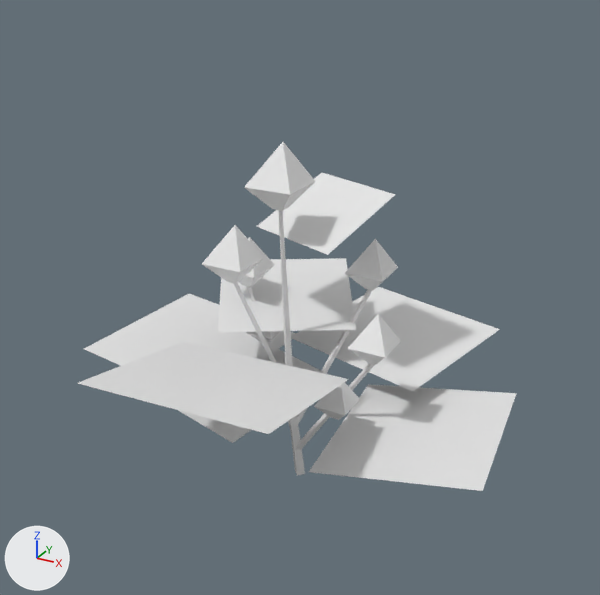
A saved change to the OBJ model src/main/resources/assets/stonedew/models/block/plants/plant_3_1_2_lod.obj.
Before and after are seen from a camera (50 mm lens) standing at (1.227, -1.822, 1.076) and looking at (0.516, -0.529, 0.43). The lights are fixed; the arrows at lower left show +X, +Y and +Z. The picture after the commit comes second. Materials are left out; every surface is plain grey. Where no turn or scale is listed for an object, it has been applied to the vertices.

Objects in the first picture: 'model'.
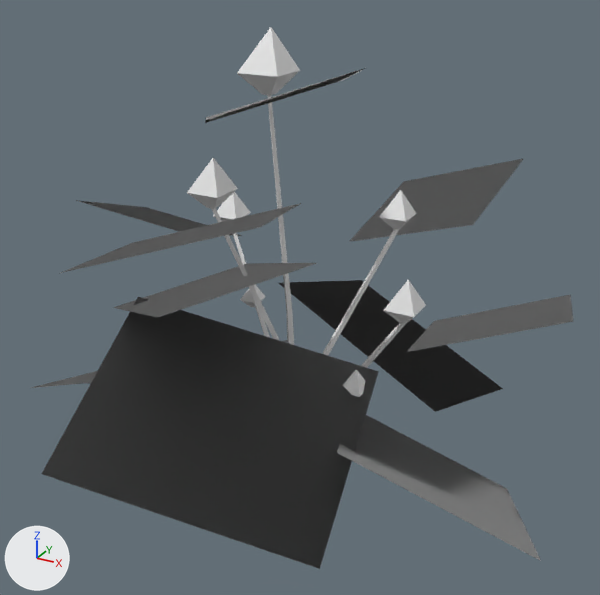
Location of each change, (x1, y1, x2, y2) in pixels of the pictures (600 x 595 px; the box of a moved part takes in the faces that stretch with it):
'model', reshaped (23% wider, 55% taller): before (78, 142, 517, 491); after (31, 27, 573, 569)
part 1 of me_model, moved or reshaped: before (283, 313, 293, 366); after (287, 313, 294, 345)
part 2 of me_model, moved or reshaped: before (345, 239, 398, 290); after (240, 284, 265, 307)
part 3 of me_model, moved or reshaped: before (348, 314, 401, 364); after (343, 370, 365, 397)
part 4 of me_model, rebuilt (136% wider, 110% taller): before (279, 210, 289, 314); after (267, 95, 292, 314)
part 5 of me_model, rebuilt: before (247, 286, 290, 426); after (233, 233, 270, 338)
part 6 of me_model, rebuilt: before (297, 363, 375, 450); after (361, 323, 405, 368)
part 7 of me_model, rebuilt: before (233, 283, 277, 363); after (211, 208, 280, 341)
part 8 of me_model, rebuilt: before (297, 289, 372, 424); after (322, 229, 399, 356)
part 9 of me_model, deleted: before (78, 142, 517, 491)
part 10 of me_model, built on: before (178, 173, 396, 476); after (33, 27, 573, 569)

The change, as a diff of the scene's bpy script:
```diff
--- a/src/main/resources/assets/stonedew/models/block/plants/plant_3_1_2_lod.obj.py
+++ b/src/main/resources/assets/stonedew/models/block/plants/plant_3_1_2_lod.obj.py
@@ me_model @@
 # used by ob_model
-me_model.from_pydata(...)  # 147 vertices, 91 faces; spans x 0.044..0.946, y -0.944..-0.074, z -0.001..0.728
+me_model.from_pydata(...)  # 163 vertices, 95 faces; spans x -0.016..1.057, y -1.029..-0.001, z -0.02..0.928
+# me_model part 1: the loose piece of 8 vertices spanning x 0.468..0.499, y -0.528..-0.505, z 0.174..0.382 is multiplied about the mesh origin by the matrix ((0.999, 0.001, 0.014), (-0.001, 0.999, 0.012), (-0.014, -0.012, 0.999))
+# me_model part 2: the loose piece of 9 vertices spanning x 0.553..0.636, y -0.411..-0.328, z 0.406..0.513 is scaled about its middle by (0.485, 0.485, 0.516), then moved by (-0.249, -0.062, -0.097)
+# me_model part 3: the loose piece of 9 vertices spanning x 0.648..0.723, y -0.59..-0.515, z 0.344..0.441 is scaled about its middle by (0.583, 0.583, 0.621), then moved by (-0.016, -0.05, -0.076)
+# me_model part 4: the loose piece of 8 vertices spanning x 0.467..0.481, y -0.53..-0.505, z 0.381..0.619 is rebuilt with 8 vertices and now spans x 0.453..0.487, y -0.542..-0.501, z 0.381..0.832
+# me_model part 5: the loose piece of 8 vertices spanning x 0.336..0.501, y -0.517..-0.433, z 0.09..0.39 is rebuilt with 8 vertices and now spans x 0.286..0.501, y -0.518..-0.412, z 0.118..0.506
+# me_model part 6: the loose piece of 8 vertices spanning x 0.49..0.69, y -0.557..-0.499, z 0.058..0.346 is rebuilt with 8 vertices and now spans x 0.49..0.751, y -0.574..-0.5, z 0.077..0.45
+# me_model part 7: the loose piece of 8 vertices spanning x 0.44..0.495, y -0.653..-0.51, z 0.191..0.496 is rebuilt with 8 vertices and now spans x 0.426..0.495, y -0.69..-0.506, z 0.249..0.644
+# me_model part 8: the loose piece of 8 vertices spanning x 0.485..0.599, y -0.52..-0.365, z 0.122..0.408 is rebuilt with 8 vertices and now spans x 0.485..0.633, y -0.521..-0.321, z 0.159..0.53
+# me_model part 9: 10 loose pieces with 65 vertices, spanning x 0.044..0.946, y -0.944..-0.074, z 0.187..0.728, are deleted
+# me_model part 10
+# 12 vertices are removed from x 0.149..0.641, y -0.68..-0.299, z 0.164..0.613
+# 6 faces are deleted
+# 93 vertices are added at x -0.016..1.057, y -1.029..-0.001, z -0.02..0.928
+# 55 new faces join them
```
